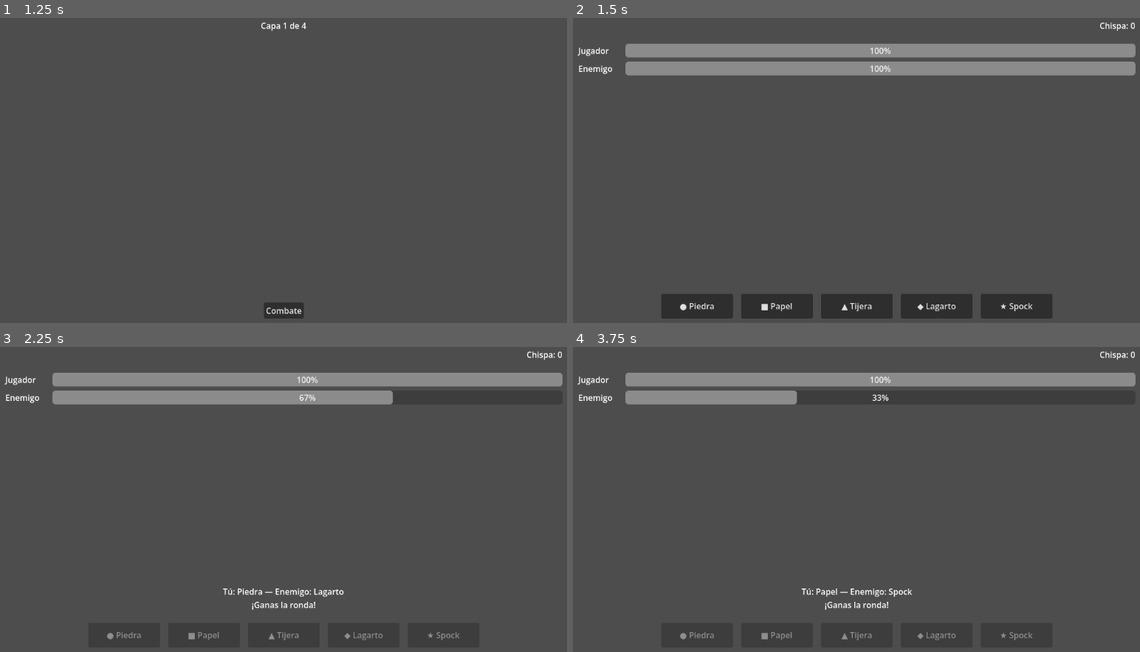
Above: before the commit, frames 1-4 (two rows, left to right).
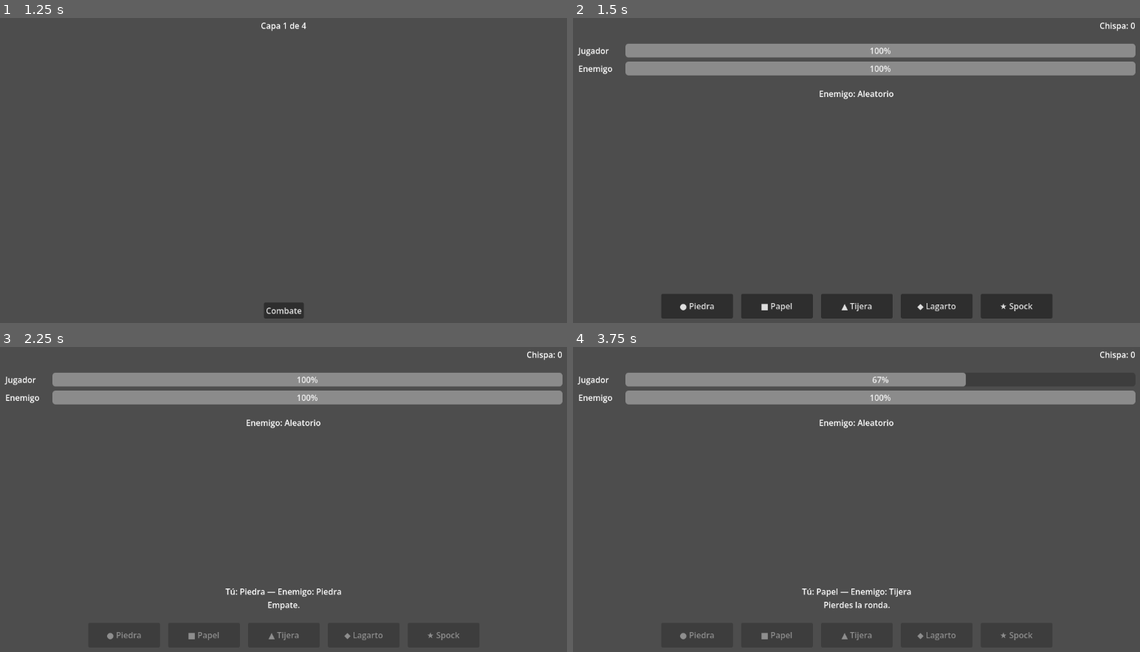
Above: after the commit, the same moments.

Repository: jolomoreno/rock-paper-scissor
Game: Godot game, scene res://scenes/main/hub.tscn
The game is run twice, just before and just after one commit, with the same random seed, the same clock (stepped at 60 frames per second) and the same inputs.
Inputs:
- Up to frame 1 (1.25 s): click "Empezar Run" at 0.5 s
- Up to frame 2 (1.5 s): click "Combate" at 1.25 s
- Up to frame 3 (2.25 s): click "● Piedra" at 2 s
- Up to frame 4 (3.75 s): tap Enter at 2.75 s; click "■ Papel" at 3.5 s

Frame 1 is identical in both runs. In frame 2, 0.2% of the frame differs, in the area x 43-57%, y 23-27%; in frame 3, 2.0%; in frame 4, 4.7%, in the area x 39-100%, y 8-87%.

Commit message:
Add Fase 5 enemy AI patterns, completing the roadmap
Replace the enemy's uniform-random roll with 3 behaviors modeled as an
EnemyPattern Resource: Aleatorio (unchanged), Telegrafico (announces its
move before the player picks, via a new EnemyIntentLabel), and Reactivo
(always counters the player's last move). The Jefe always gets Reactivo
for its own identity; regular combats roll between the other two.

Diff:
--- /dev/null
+++ b/resources/enemy_patterns/aleatorio.tres
@@ -0,0 +1,8 @@
+[gd_resource type="Resource" script_class="EnemyPattern" load_steps=2 format=3]
+
+[ext_resource type="Script" path="res://scripts/enemy_pattern.gd" id="1_aleatorio"]
+
+[resource]
+script = ExtResource("1_aleatorio")
+display_name = "Aleatorio"
+pattern_type = 0
--- /dev/null
+++ b/resources/enemy_patterns/reactivo.tres
@@ -0,0 +1,8 @@
+[gd_resource type="Resource" script_class="EnemyPattern" load_steps=2 format=3]
+
+[ext_resource type="Script" path="res://scripts/enemy_pattern.gd" id="1_reactivo"]
+
+[resource]
+script = ExtResource("1_reactivo")
+display_name = "Reactivo"
+pattern_type = 2
--- /dev/null
+++ b/resources/enemy_patterns/telegrafico.tres
@@ -0,0 +1,8 @@
+[gd_resource type="Resource" script_class="EnemyPattern" load_steps=2 format=3]
+
+[ext_resource type="Script" path="res://scripts/enemy_pattern.gd" id="1_telegrafico"]
+
+[resource]
+script = ExtResource("1_telegrafico")
+display_name = "Telegráfico"
+pattern_type = 1
--- a/scenes/combat/combat.tscn
+++ b/scenes/combat/combat.tscn
@@ -4,9 +4,11 @@
 
 [node name="Combat" type="Control" unique_id=906363792]
 layout_mode = 3
-anchors_preset = 0
+anchors_preset = 15
 anchor_right = 1.0
 anchor_bottom = 1.0
+grow_horizontal = 2
+grow_vertical = 2
 script = ExtResource("1_5vqsm")
 
 [node name="MarginContainer" type="MarginContainer" parent="." unique_id=1237300598]
@@ -24,11 +26,11 @@
 size_flags_vertical = 3
 theme_override_constants/separation = 24
 
-[node name="ChispaLabel" type="Label" parent="MarginContainer/VBoxContainer"]
+[node name="ChispaLabel" type="Label" parent="MarginContainer/VBoxContainer" unique_id=158598417]
 unique_name_in_owner = true
 layout_mode = 2
+text = "Chispa: 0"
 horizontal_alignment = 2
-text = "Chispa: 0"
 
 [node name="HealthBarsContainer" type="VBoxContainer" parent="MarginContainer/VBoxContainer" unique_id=350416800]
 layout_mode = 2
@@ -67,6 +69,13 @@
 size_flags_horizontal = 3
 max_value = 3.0
 value = 3.0
+
+[node name="EnemyIntentLabel" type="Label" parent="MarginContainer/VBoxContainer" unique_id=1923915615]
+unique_name_in_owner = true
+layout_mode = 2
+text = "Enemigo: ?"
+horizontal_alignment = 1
+autowrap_mode = 3
 
 [node name="Spacer" type="Control" parent="MarginContainer/VBoxContainer" unique_id=1688472813]
 layout_mode = 2
--- a/scenes/combat/combat_manager.gd
+++ b/scenes/combat/combat_manager.gd
@@ -7,6 +7,8 @@
 enum TurnPhase { PLAYER, RESOLUTION, ENEMY }
 
 const CombatResolver := preload("res://scripts/combat_resolver.gd")
+const EnemyAI := preload("res://scripts/enemy_ai.gd")
+const EnemyPattern := preload("res://scripts/enemy_pattern.gd")
 const ROUND_DELAY_SECONDS := 1.2
 const COMBAT_WIN_CHISPA_REWARD := 2
 const CHOICE_NAMES := {
@@ -16,6 +18,11 @@
 	CombatResolver.Choice.LIZARD: "Lagarto",
 	CombatResolver.Choice.SPOCK: "Spock",
 }
+const REACTIVE_PATTERN: EnemyPattern = preload("res://resources/enemy_patterns/reactivo.tres")
+const RANDOM_PATTERNS: Array[EnemyPattern] = [
+	preload("res://resources/enemy_patterns/aleatorio.tres"),
+	preload("res://resources/enemy_patterns/telegrafico.tres"),
+]
 
 @export var player_max_hp: int = 3
 @export var enemy_max_hp: int = 3
@@ -26,10 +33,16 @@
 
 var _resolver := CombatResolver.new()
 var _rng := RandomNumberGenerator.new()
+var _enemy_ai: EnemyAI
+var _last_player_choice: CombatResolver.Choice
+var _has_player_history: bool = false
+var _pending_enemy_choice: CombatResolver.Choice
+var _has_pending_enemy_choice: bool = false
 
 @onready var chispa_label: Label = %ChispaLabel
 @onready var player_health_bar: ProgressBar = %PlayerHealthBar
 @onready var enemy_health_bar: ProgressBar = %EnemyHealthBar
+@onready var enemy_intent_label: Label = %EnemyIntentLabel
 @onready var action_buttons_container: HBoxContainer = %ActionButtonsContainer
 @onready var rock_button: Button = %RockButton
 @onready var paper_button: Button = %PaperButton
@@ -53,6 +66,9 @@
 
 	enemy_hp = enemy_max_hp
 
+	_enemy_ai = EnemyAI.new(_pick_enemy_pattern())
+	enemy_intent_label.text = "Enemigo: %s" % _enemy_ai.pattern.display_name
+
 	chispa_label.text = "Chispa: %d" % Chispa.chispa
 	Chispa.chispa_changed.connect(_on_chispa_changed)
 
@@ -83,8 +99,17 @@
 func _play_round(player_choice: CombatResolver.Choice) -> void:
 	_set_phase(TurnPhase.RESOLUTION)
 
-	var enemy_choice: CombatResolver.Choice = _roll_enemy_choice()
+	var enemy_choice: CombatResolver.Choice
+	if _has_pending_enemy_choice:
+		enemy_choice = _pending_enemy_choice
+		_has_pending_enemy_choice = false
+	else:
+		enemy_choice = _enemy_ai.choose(_last_player_choice, _has_player_history)
+
 	var result: CombatResolver.Result = _resolver.resolve_round(player_choice, enemy_choice)
+
+	_last_player_choice = player_choice
+	_has_player_history = true
 
 	match result:
 		CombatResolver.Result.WINS_A:
@@ -134,9 +159,21 @@
 			get_tree().change_scene_to_file("res://scenes/map/map.tscn")
 
 
-func _roll_enemy_choice() -> CombatResolver.Choice:
-	var choices: Array = CombatResolver.Choice.values()
-	return choices[_rng.randi_range(0, choices.size() - 1)] as CombatResolver.Choice
+func _pick_enemy_pattern() -> EnemyPattern:
+	if RunState.in_run and RunState.chosen_node_type == "jefe":
+		return REACTIVE_PATTERN
+	return RANDOM_PATTERNS[_rng.randi_range(0, RANDOM_PATTERNS.size() - 1)]
+
+
+func _prepare_enemy_turn() -> void:
+	if _enemy_ai.pattern.pattern_type != EnemyPattern.Type.TELEGRAPHED:
+		return
+	_pending_enemy_choice = _enemy_ai.choose(_last_player_choice, _has_player_history)
+	_has_pending_enemy_choice = true
+	enemy_intent_label.text = "Enemigo: %s — jugará %s" % [
+		_enemy_ai.pattern.display_name,
+		CHOICE_NAMES[_pending_enemy_choice],
+	]
 
 
 func _describe_result(player_choice: CombatResolver.Choice, enemy_choice: CombatResolver.Choice, result: CombatResolver.Result) -> String:
@@ -159,4 +196,6 @@
 	scissors_button.disabled = not buttons_enabled
 	lizard_button.disabled = not buttons_enabled
 	spock_button.disabled = not buttons_enabled
+	if phase == TurnPhase.PLAYER:
+		_prepare_enemy_turn()
 	phase_changed.emit(phase)
--- /dev/null
+++ b/scripts/enemy_ai.gd
@@ -0,0 +1,33 @@
+class_name EnemyAI
+extends RefCounted
+
+const CombatResolver := preload("res://scripts/combat_resolver.gd")
+const EnemyPattern := preload("res://scripts/enemy_pattern.gd")
+
+var pattern: EnemyPattern
+var rng := RandomNumberGenerator.new()
+
+
+func _init(p_pattern: EnemyPattern) -> void:
+	pattern = p_pattern
+	rng.randomize()
+
+
+func choose(player_last_choice: CombatResolver.Choice, has_history: bool) -> CombatResolver.Choice:
+	if pattern.pattern_type == EnemyPattern.Type.REACTIVE and has_history:
+		var counters: Array = _choices_that_beat(player_last_choice)
+		return counters[rng.randi_range(0, counters.size() - 1)]
+	return _roll_uniform()
+
+
+func _roll_uniform() -> CombatResolver.Choice:
+	var choices: Array = CombatResolver.Choice.values()
+	return choices[rng.randi_range(0, choices.size() - 1)] as CombatResolver.Choice
+
+
+func _choices_that_beat(choice: CombatResolver.Choice) -> Array:
+	var counters: Array = []
+	for candidate in CombatResolver.Choice.values():
+		if choice in CombatResolver.BEATS[candidate]:
+			counters.append(candidate)
+	return counters
--- /dev/null
+++ b/scripts/enemy_pattern.gd
@@ -0,0 +1,7 @@
+class_name EnemyPattern
+extends Resource
+
+enum Type { RANDOM, TELEGRAPHED, REACTIVE }
+
+@export var display_name: String
+@export var pattern_type: Type
Not shown, added: scripts/enemy_ai.gd.uid
Not shown, added: scripts/enemy_pattern.gd.uid
Not shown, changed: README.md
Not shown, changed: ROADMAP.md
